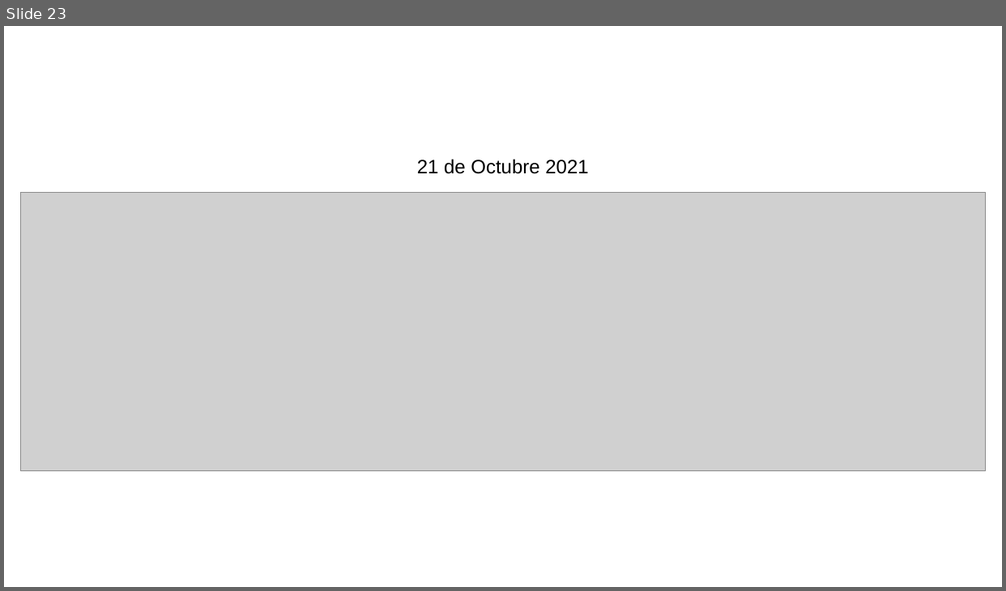
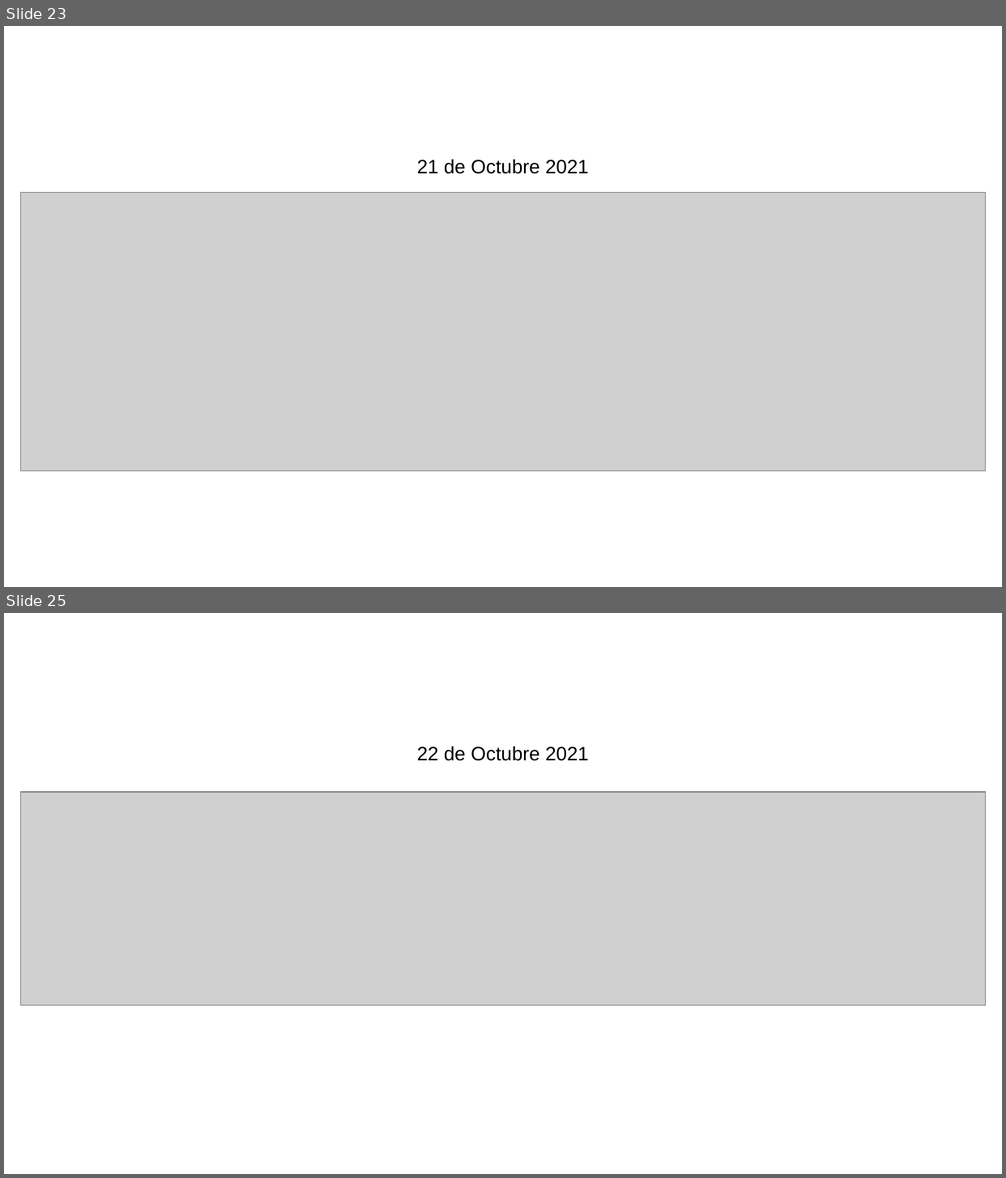
Before and after one commit to agustinadisiot/mp-m6a-04, a slide deck: Iteracion2/Iteracion2_FullTrelloBoard.pptx. Shown one above the other, each under a label of ours: slide 23 before the commit, slides 23 and 25 after it; the slides between them are not shown. The pictures are 1006x591 and 1006x1178 pixels, drawn with LibreOffice and Linux fonts; fonts in the diff are those of the drawing; grey boxes stand for pictures. Boxes give left, top, right and bottom in pixels: in the first picture for what was removed or moved away, otherwise in the second. Text is boxed around its words. In the diff, an @@ line names an element or a change of style, - is before the commit and + after.

```diff
--- a/Iteracion2/Iteracion2_FullTrelloBoard.pptx
+++ b/Iteracion2/Iteracion2_FullTrelloBoard.pptx
@@ slide 25 added at [4, 613, 1002, 1174], background #FFFFFF @@
@@ text added at [417, 746, 588, 761], 14 pt, text #000000 @@
+22 de Octubre 2021
@@ picture added at [21, 792, 986, 1005] @@
```
Also in this commit, not shown: 5 other slides added, 1 other file.
